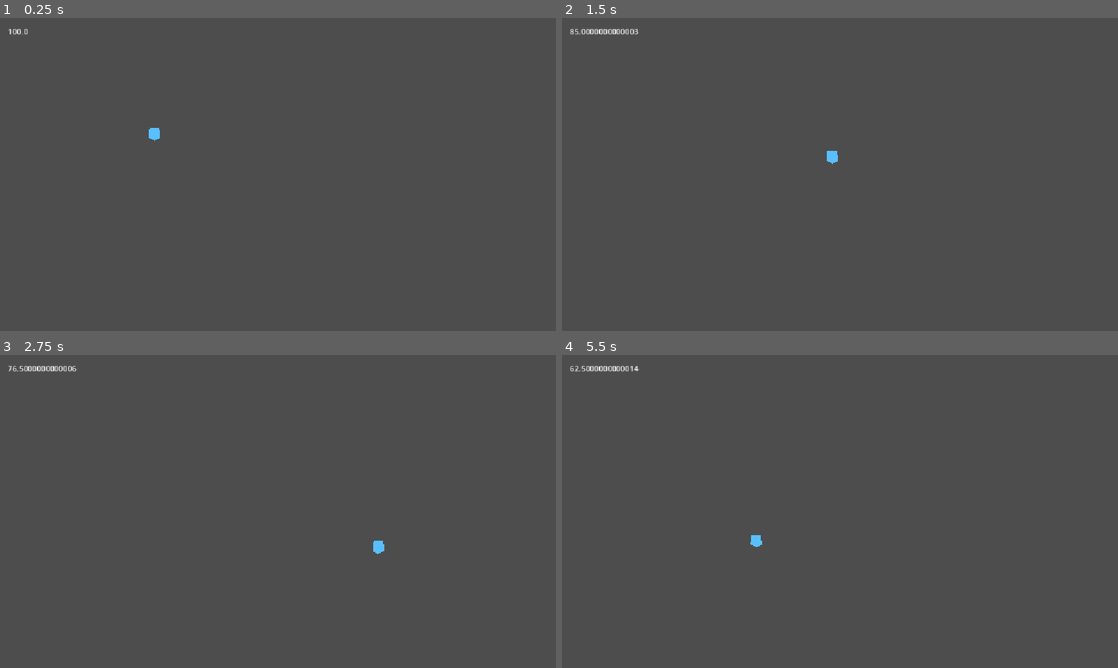
Above: before the commit, frames 1-4 (two rows, left to right).
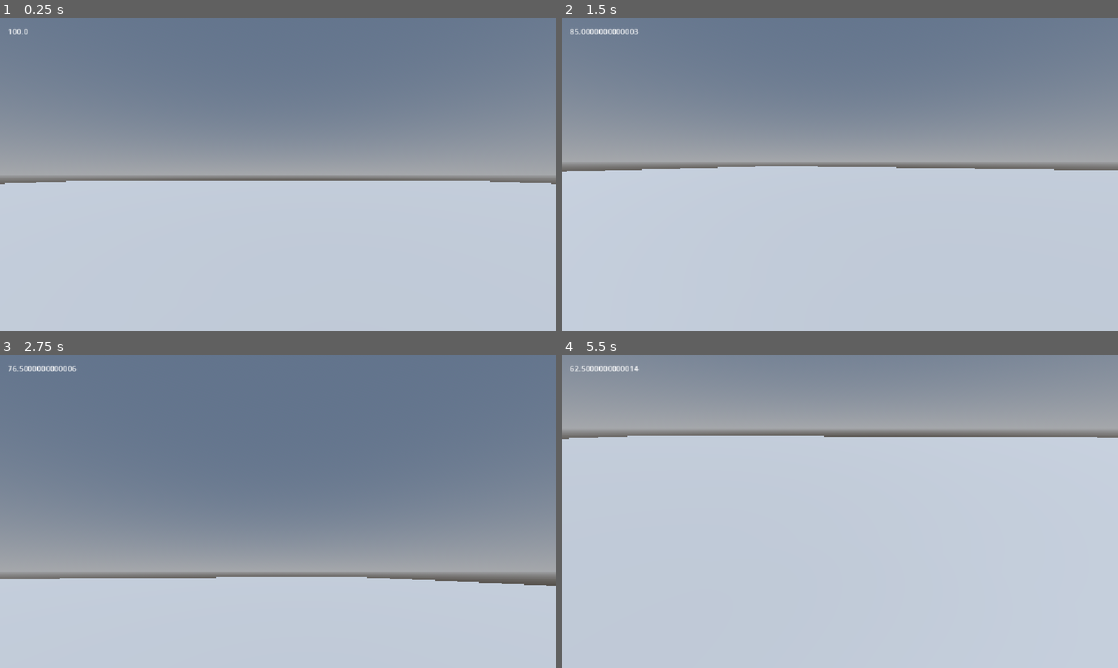
Above: after the commit, the same moments.

Repository: EarthDeparture/brave_and_cold
Game: Godot game, scene res://scenes/main.tscn
Two runs of this game, one before a commit and one after it. Both use one fixed random seed, a clock stepped at 60 frames per second and the inputs below.
Inputs (mouse positions are in pixels of both pictures, inside the frame that each line leads up to):
- Up to frame 1 (0.25 s): no input
- Up to frame 2 (1.5 s): tap Enter at 0.5 s; move the mouse to (962, 158) at 0.52 s; hold D (move_right) 0.53-1.28 s; hold Shift (sprint) 0.53-1.28 s; click (962, 158) at 0.67 s; move the mouse to (728, 190) at 1.27 s; hold S (move_down) from 1.28 s (still down); tap Shift (sprint) at 1.35 s; click (728, 190) at 1.42 s
- Up to frame 3 (2.75 s): move the mouse to (333, 442) at 2.02 s; release S (move_down) at 2.03 s; hold D (move_right) from 2.03 s (still down); hold Shift (sprint) from 2.03 s (still down); click (333, 442) at 2.17 s
- Up to frame 4 (5.5 s): move the mouse to (812, 574) at 2.77 s; release D (move_right) at 2.78 s; release Shift (sprint) at 2.78 s; hold W (move_up) 2.78-3.53 s; tap Shift (sprint) at 2.85, 4.35 s; click (812, 574) at 2.92 s; move the mouse to (1006, 558) at 3.52 s; hold Shift (sprint) 3.53-4.28 s; hold A (move_left) 3.53-5.03 s; click (1006, 558) at 3.67 s; tap Escape (ui_cancel) at 4.15 s; move the mouse to (673, 464) at 4.27 s; click (673, 464) at 4.42 s; move the mouse to (867, 511) at 5.02 s; hold S (move_down) from 5.03 s (still down); hold Shift (sprint) from 5.03 s (still down); click (867, 511) at 5.17 s

The runs differ from the first frame. In frame 1, 100% of the frame differs, in the area x 0-100%, y 0-100%; in frame 2, 100%; in frame 3, 100%; in frame 4, 100%.

Commit message:
agent(8b42537a): **Player controller + world scene (code)** — 3D CharacterBody3D, first-person lo

Diff:
--- a/brave-and-cold/scenes/main.tscn
+++ b/brave-and-cold/scenes/main.tscn
@@ -1,11 +1,45 @@
-[gd_scene load_steps=3 format=3]
+[gd_scene load_steps=8 format=3]
 
 [ext_resource type="PackedScene" path="res://scenes/hud.tscn" id="1_hud"]
 [ext_resource type="PackedScene" path="res://scenes/player.tscn" id="2_player"]
 
-[node name="Main" type="Node"]
+[sub_resource type="ProceduralSkyMaterial" id="SkyMaterial"]
+
+[sub_resource type="Sky" id="Sky"]
+sky_material = SubResource("SkyMaterial")
+
+[sub_resource type="Environment" id="Environment"]
+background_mode = 2
+sky = SubResource("Sky")
+ambient_light_source = 3
+ambient_light_color = Color(0.7, 0.8, 1, 1)
+ambient_light_energy = 0.5
+
+[sub_resource type="PlaneMesh" id="GroundMesh"]
+size = Vector2(100, 100)
+
+[sub_resource type="BoxShape3D" id="GroundShape"]
+size = Vector3(100, 1, 100)
+
+[node name="Main" type="Node3D"]
+
+[node name="WorldEnvironment" type="WorldEnvironment" parent="."]
+environment = SubResource("Environment")
+
+[node name="Sun" type="DirectionalLight3D" parent="."]
+rotation_degrees = Vector3(-55, -30, 0)
+shadow_enabled = true
+
+[node name="Ground" type="StaticBody3D" parent="."]
+
+[node name="MeshInstance3D" type="MeshInstance3D" parent="Ground"]
+mesh = SubResource("GroundMesh")
+
+[node name="CollisionShape3D" type="CollisionShape3D" parent="Ground"]
+position = Vector3(0, -0.5, 0)
+shape = SubResource("GroundShape")
 
 [node name="Player" parent="." instance=ExtResource("2_player")]
-position = Vector2(320, 240)
+position = Vector3(0, 0.1, 4)
 
 [node name="HUD" parent="." instance=ExtResource("1_hud")]
--- a/brave-and-cold/scenes/player.tscn
+++ b/brave-and-cold/scenes/player.tscn
@@ -2,16 +2,17 @@
 
 [ext_resource type="Script" path="res://scripts/player.gd" id="1_player"]
 
-[sub_resource type="CircleShape2D" id="CircleShape2D_player"]
-radius = 12.0
+[sub_resource type="CapsuleShape3D" id="CapsuleShape3D_player"]
+radius = 0.35
+height = 1.8
 
-[node name="Player" type="CharacterBody2D"]
-motion_mode = 1
+[node name="Player" type="CharacterBody3D"]
 script = ExtResource("1_player")
 
-[node name="Body" type="Polygon2D" parent="."]
-polygon = PackedVector2Array(-10, -12, 10, -12, 12, 8, 0, 14, -12, 8)
-color = Color(0.35, 0.75, 1, 1)
+[node name="CollisionShape3D" type="CollisionShape3D" parent="."]
+position = Vector3(0, 0.9, 0)
+shape = SubResource("CapsuleShape3D_player")
 
-[node name="CollisionShape2D" type="CollisionShape2D" parent="."]
-shape = SubResource("CircleShape2D_player")
+[node name="Camera3D" type="Camera3D" parent="."]
+position = Vector3(0, 1.65, 0)
+current = true
--- a/brave-and-cold/scripts/player.gd
+++ b/brave-and-cold/scripts/player.gd
@@ -1,15 +1,36 @@
-extends CharacterBody2D
+extends CharacterBody3D
 
-@export var move_speed: float = 200.0
-@export var sprint_speed: float = 320.0
+@export var move_speed: float = 5.0
+@export var sprint_speed: float = 8.0
+@export var mouse_sensitivity: float = 0.002
+
+@onready var camera: Camera3D = $Camera3D
+
+
+func _ready() -> void:
+	Input.mouse_mode = Input.MOUSE_MODE_CAPTURED
+
+
+func _unhandled_input(event: InputEvent) -> void:
+	if event.is_action_pressed("ui_cancel"):
+		Input.mouse_mode = Input.MOUSE_MODE_VISIBLE
+	elif event is InputEventMouseButton and event.button_index == MOUSE_BUTTON_LEFT and event.pressed:
+		Input.mouse_mode = Input.MOUSE_MODE_CAPTURED
+	elif event is InputEventMouseMotion and Input.mouse_mode == Input.MOUSE_MODE_CAPTURED:
+		rotate_y(-event.relative.x * mouse_sensitivity)
+		camera.rotation.x = clampf(camera.rotation.x - event.relative.y * mouse_sensitivity, -PI / 2.0 + 0.01, PI / 2.0 - 0.01)
 
 
 func _physics_process(delta: float) -> void:
-	var direction := Input.get_vector("move_left", "move_right", "move_up", "move_down")
+	if not is_on_floor():
+		velocity += get_gravity() * delta
+	var input_direction := Input.get_vector("move_left", "move_right", "move_up", "move_down")
+	var direction := basis * Vector3(input_direction.x, 0.0, input_direction.y)
 	var speed := move_speed
 	var sprint_cost := maxf(Stamina.drain_rate, 0.0) * delta
-	if direction != Vector2.ZERO and Input.is_action_pressed("sprint") and Stamina.can_use(sprint_cost):
+	if input_direction != Vector2.ZERO and Input.is_action_pressed("sprint") and Stamina.can_use(sprint_cost):
 		speed = sprint_speed
 		Stamina.drain(sprint_cost)
-	velocity = direction * speed
+	velocity.x = direction.x * speed
+	velocity.z = direction.z * speed
 	move_and_slide()
--- a/brave-and-cold/tests/test_player.gd
+++ b/brave-and-cold/tests/test_player.gd
@@ -17,31 +17,57 @@
 	stamina.current_stamina = 100.0
 	Input.action_press("sprint")
 	player._physics_process(0.1)
-	_check(player.velocity == Vector2.ZERO and stamina.current_stamina == 100.0, "idle sprint does not drain")
+	_check(Vector2(player.velocity.x, player.velocity.z) == Vector2.ZERO and stamina.current_stamina == 100.0, "idle sprint does not drain")
 	Input.action_release("sprint")
 	Input.action_press("move_right")
-	var start: Vector2 = player.position
+	var start: Vector3 = player.position
 	player._physics_process(0.1)
-	_check(player.velocity == Vector2(player.move_speed, 0) and player.position.x > start.x, "walking moves right")
+	_check(is_equal_approx(player.velocity.x, player.move_speed) and player.position.x > start.x, "walking moves right")
 	_check(stamina.current_stamina == 100.0, "walking does not drain")
 	Input.action_press("move_down")
 	player._physics_process(0.1)
-	_check(is_equal_approx(player.velocity.length(), player.move_speed), "diagonal speed is normalized")
+	_check(is_equal_approx(Vector2(player.velocity.x, player.velocity.z).length(), player.move_speed), "diagonal speed is normalized")
 	Input.action_press("sprint")
 	player._physics_process(0.1)
-	_check(is_equal_approx(player.velocity.length(), player.sprint_speed), "sprint increases speed")
+	_check(is_equal_approx(Vector2(player.velocity.x, player.velocity.z).length(), player.sprint_speed), "sprint increases speed")
 	_check(is_equal_approx(stamina.current_stamina, 98.0), "sprint drains rate times delta")
 	player._physics_process(0.05)
 	_check(is_equal_approx(stamina.current_stamina, 97.0), "drain scales with physics delta")
 	stamina.current_stamina = 0.0
 	player._physics_process(0.1)
-	_check(is_equal_approx(player.velocity.length(), player.move_speed), "exhausted player walks")
+	_check(is_equal_approx(Vector2(player.velocity.x, player.velocity.z).length(), player.move_speed), "exhausted player walks")
 	_check(stamina.current_stamina == 0.0, "exhausted sprint does not overdraw")
 	for action in ["move_right", "move_down", "sprint"]:
 		Input.action_release(action)
 	player._physics_process(0.1)
-	_check(player.velocity == Vector2.ZERO, "release stops movement")
+	_check(Vector2(player.velocity.x, player.velocity.z) == Vector2.ZERO, "release stops movement")
+	player.rotation.y = PI / 2.0
+	Input.action_press("move_up")
+	player._physics_process(0.1)
+	_check(is_equal_approx(player.velocity.x, -player.move_speed), "movement follows yaw")
+	Input.action_release("move_up")
+	var motion := InputEventMouseMotion.new()
+	motion.relative = Vector2(100, 100000)
+	Input.mouse_mode = Input.MOUSE_MODE_CAPTURED
+	player._unhandled_input(motion)
+	_check(player.camera.rotation.x > -PI / 2.0, "pitch is clamped")
+	var escape := InputEventAction.new()
+	escape.action = "ui_cancel"
+	escape.pressed = true
+	player._unhandled_input(escape)
+	_check(Input.mouse_mode == Input.MOUSE_MODE_VISIBLE, "escape releases mouse")
 	player.free()
+	var world = load("res://scenes/main.tscn").instantiate()
+	world.get_node("Player").position.y = 3.0
+	root.add_child(world)
+	for frame in range(60):
+		await physics_frame
+	var world_player = world.get_node("Player")
+	_check(world_player.position.y < 0.2, "gravity brings player to ground")
+	_check(world_player.is_on_floor(), "world ground supports player")
+	_check(world_player.camera.current, "first person camera is active")
+	_check(world.has_node("HUD"), "world retains HUD")
+	world.free()
 	print("Player tests: %d failures." % failures)
 	quit(0 if failures == 0 else 1)
 
